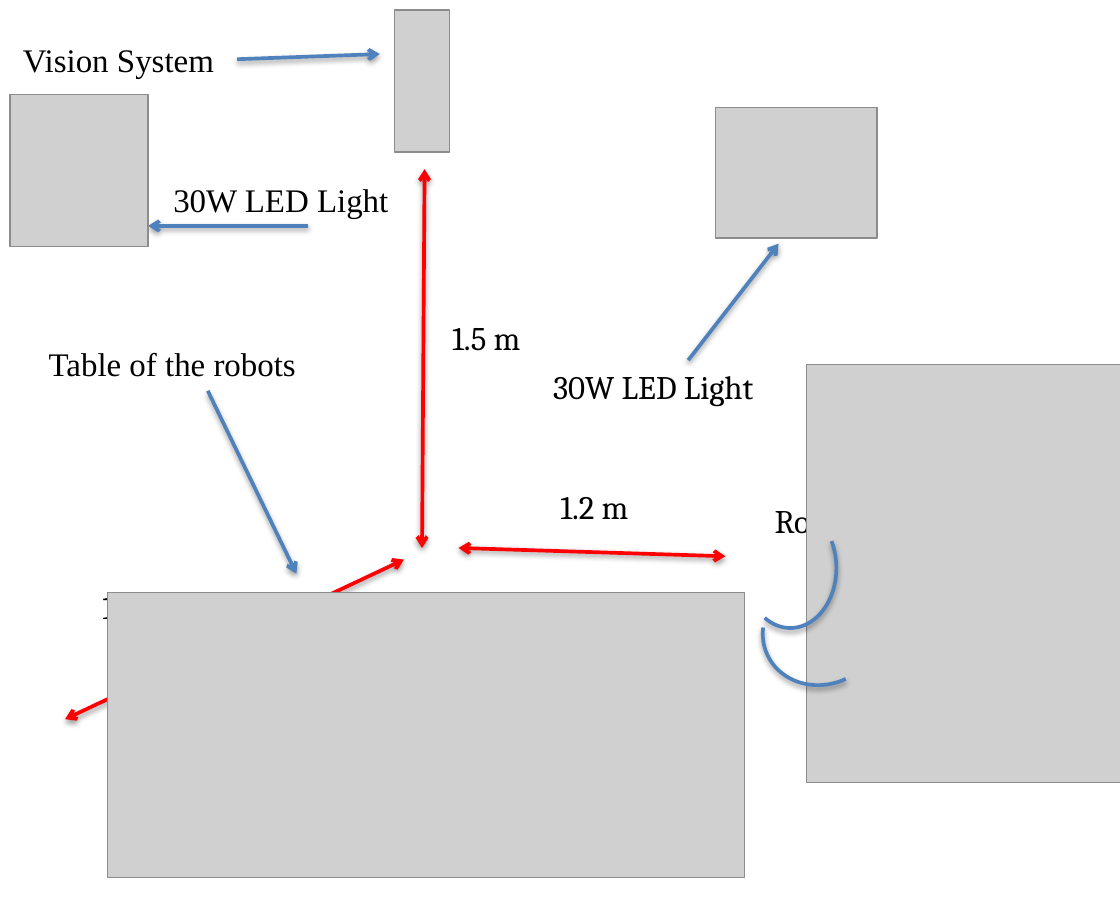
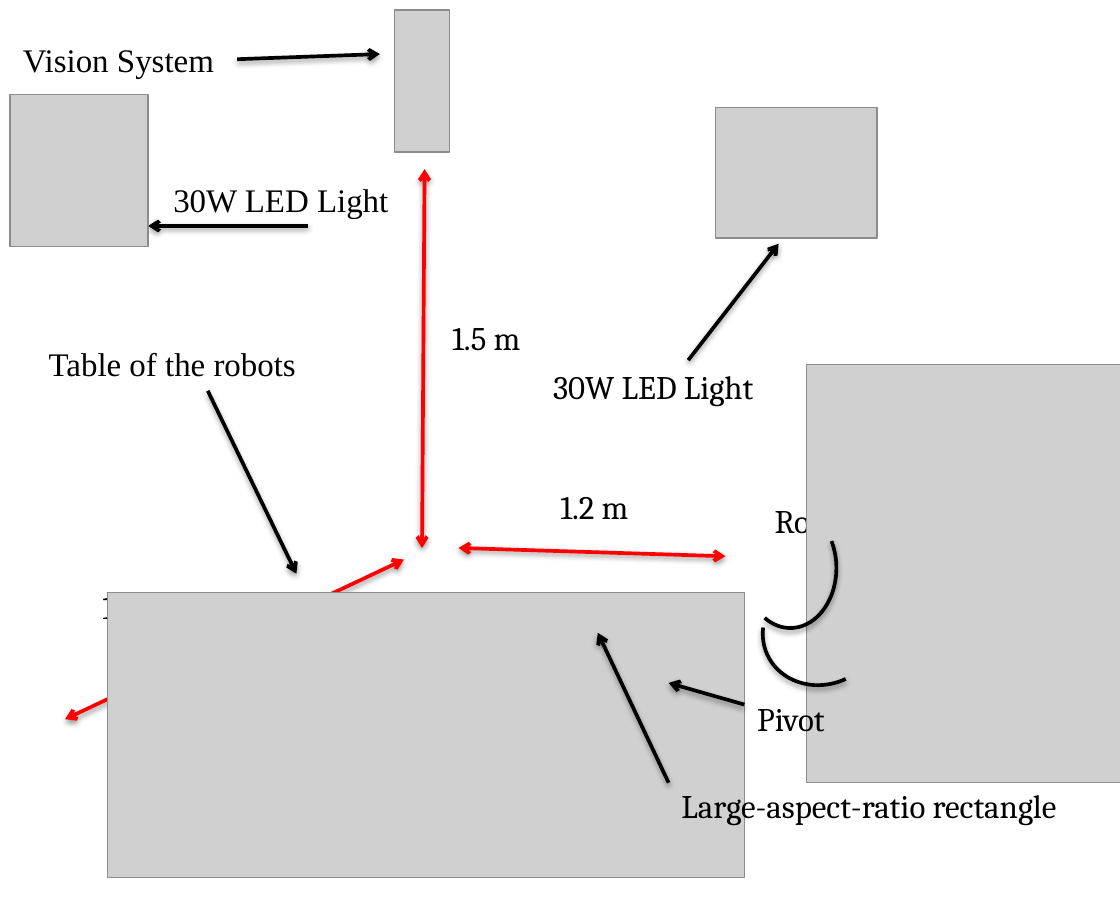
Before and after one commit to mable93wan/SwarmControlSandbox, a slide deck: slide 1 of papers/Case2016/pictures/pdf/SetUp.pptx. Drawn at 1120x922 pixels with LibreOffice and Linux fonts; fonts in the diff are those of the drawing; grey boxes stand for pictures. Boxes give left, top, right and bottom in pixels: in the first picture for what was removed or moved away, otherwise in the second. Text is boxed around its words. In the diff, an @@ line names an element or a change of style, - is before the commit and + after.

```diff
--- a/papers/Case2016/pictures/pdf/SetUp.pptx
+++ b/papers/Case2016/pictures/pdf/SetUp.pptx
@@ arrow (237, 59) - (379, 54): stroke #4F81BD 2 pt to #000000 2 pt @@
@@ arrow (308, 227) - (148, 227): stroke #4F81BD 2 pt to #000000 2 pt @@
@@ arrow (688, 360) - (779, 244): stroke #4F81BD 2 pt to #000000 2 pt @@
@@ arrow (208, 391) - (296, 574): stroke #4F81BD 2 pt to #000000 2 pt @@
@@ arc (boxed as its full ellipse) at (744, 509, 837, 629): outline #4F81BD 2 pt to #000000 2 pt @@
@@ arc (boxed as its full ellipse) at (744, 554, 901, 705): outline #4F81BD 2 pt to #000000 2 pt @@
@@ arrow added from (668, 783) to (598, 634), #000000 2 pt @@
@@ arrow added from (744, 705) to (668, 684), #000000 2 pt @@
@@ text added at (757, 701, 824, 739), 18 pt, text #000000 @@
+Pivot
@@ text added at (681, 788, 1057, 826), 18 pt, text #000000 @@
+Large-aspect-ratio rectangle
```
Also in this commit, not shown: 2 other files.
